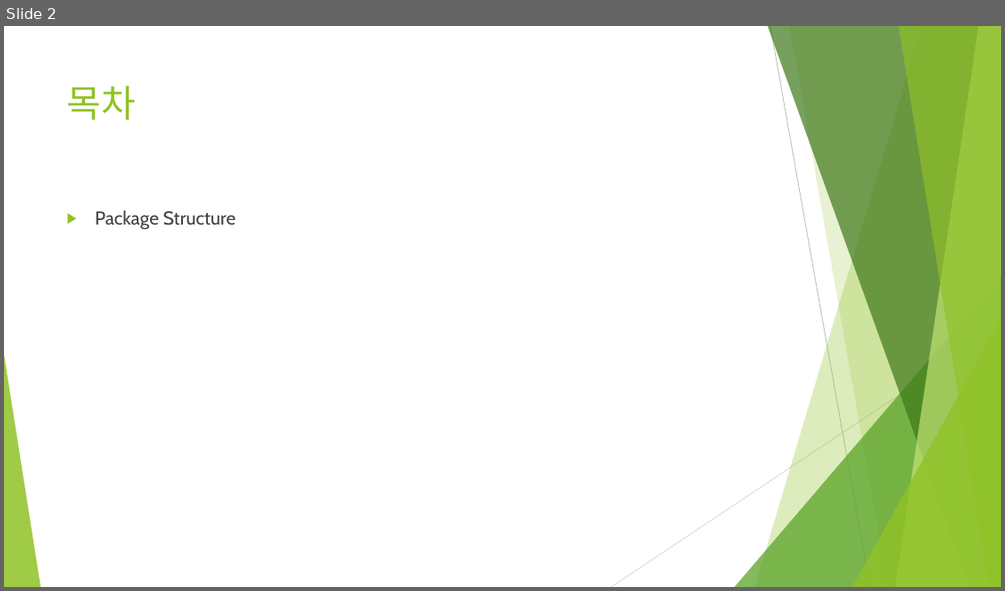
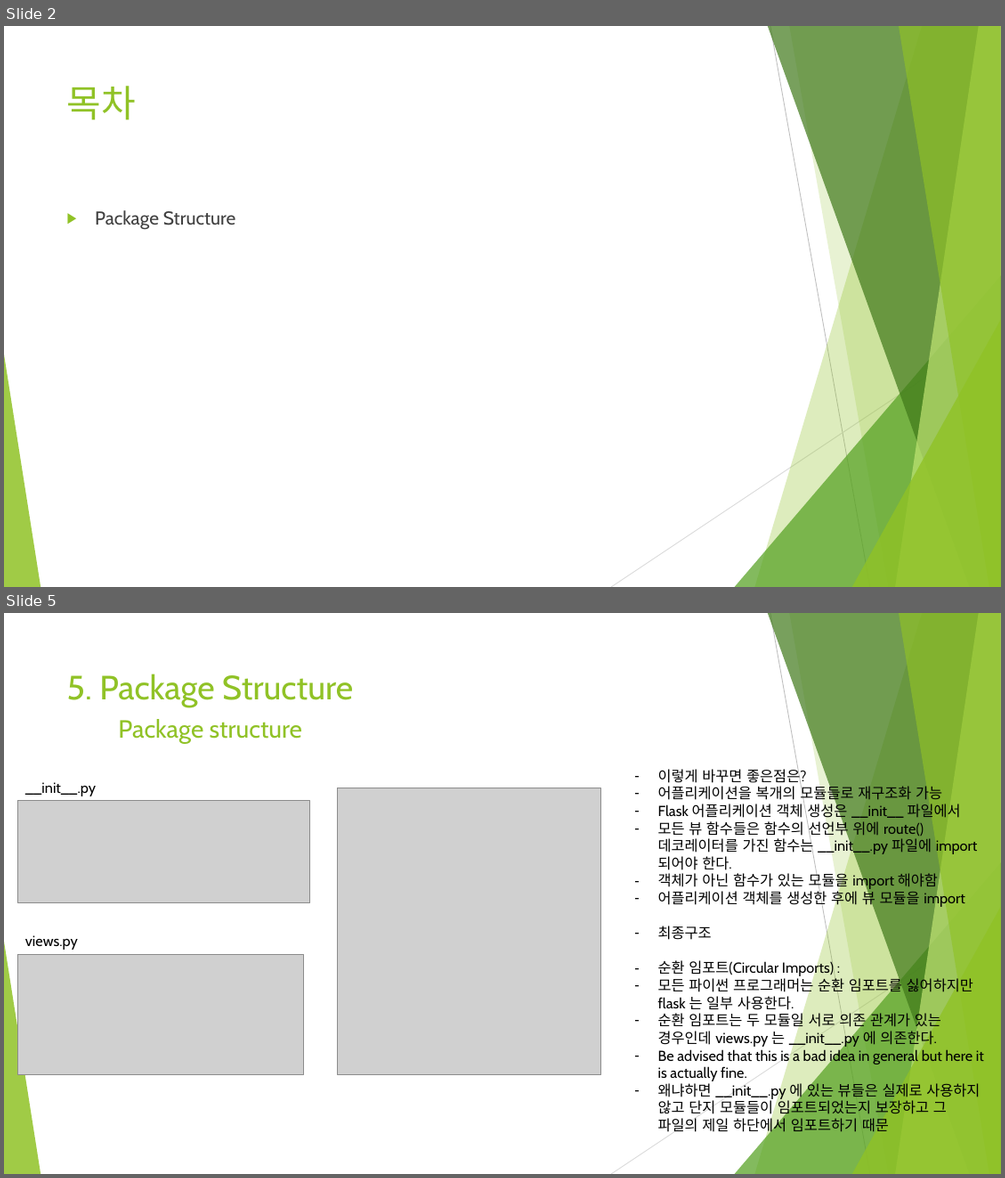
Before and after one commit to Heechul90/Flask, a slide deck: Study/05. Package Structure/Package Structure.pptx. Shown one above the other, each under a label of ours: slide 2 before the commit, slides 2 and 5 after it; the slides between them are not shown. The pictures are 1005x591 and 1005x1178 pixels, drawn with LibreOffice and Linux fonts; fonts in the diff are those of the drawing; grey boxes stand for pictures. Boxes give left, top, right and bottom in pixels: in the first picture for what was removed or moved away, otherwise in the second. Text is boxed around its words. In the diff, an @@ line names an element or a change of style, - is before the commit and + after.

Commit message:
flask structure

```diff
--- a/Study/05. Package Structure/Package Structure.pptx
+++ b/Study/05. Package Structure/Package Structure.pptx
@@ slide 5 added at [4,613,1001,1174], background #FFFFFF; not listed: 10 template elements that a slide beside it also shows @@
@@ title added at [67,674,353,708], 32.4 pt, text #90C226 @@
+5. Package Structure
@@ text added at [118,719,302,744], 24 pt, text #90C226 @@
+Package structure
@@ text added at [658,766,984,1135], 14 pt, text #000000 @@
+– 이렇게 바꾸면 좋은점은?
+– 어플리케이션을 복개의 모듈들로 재구조화 가능
+– Flask 어플리케이션 객체 생성은 __init__ 파일에서
+– 모든 뷰 함수들은 함수의 선언부 위에 route() 데코레이터를 가진 함수는 __init__.py 파일에 import 되어야 한다.
+– 객체가 아닌 함수가 있는 모듈을 import 해야함
+– 어플리케이션 객체를 생성한 후에 뷰 모듈을 import
+– 최종구조
+– 순환 임포트(Circular Imports) :
+– 모든 파이썬 프로그래머는 순환 임포트를 싫어하지만 flask 는 일부 사용한다.
+– 순환 임포트는 두 모듈일 서로 의존 관계가 있는 경우인데 views.py 는 __init__.py 에 의존한다.
+– Be advised that this is a bad idea in general but here it is actually fine.
+– 왜냐하면 __init__.py 에 있는 뷰들은 실제로 사용하지 않고 단지 모듈들이 임포트되었는지 보장하고 그 파일의 제일 하단에서 임포트하기 때문
@@ picture added at [338,788,600,1074] @@
@@ group added at [18,782,310,1075]: 2 pictures, 2 texts @@
+__init__.py
+views.py
```
Also in this commit, not shown: 2 other slides added, 2 slides removed, 2 other files.
